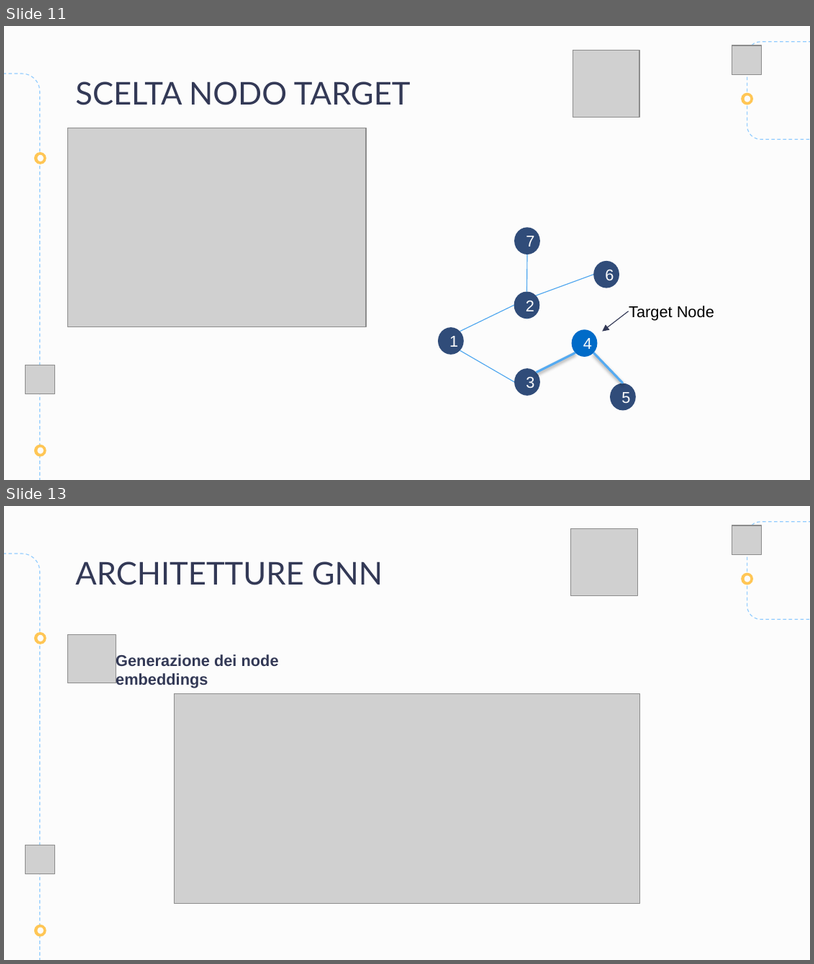
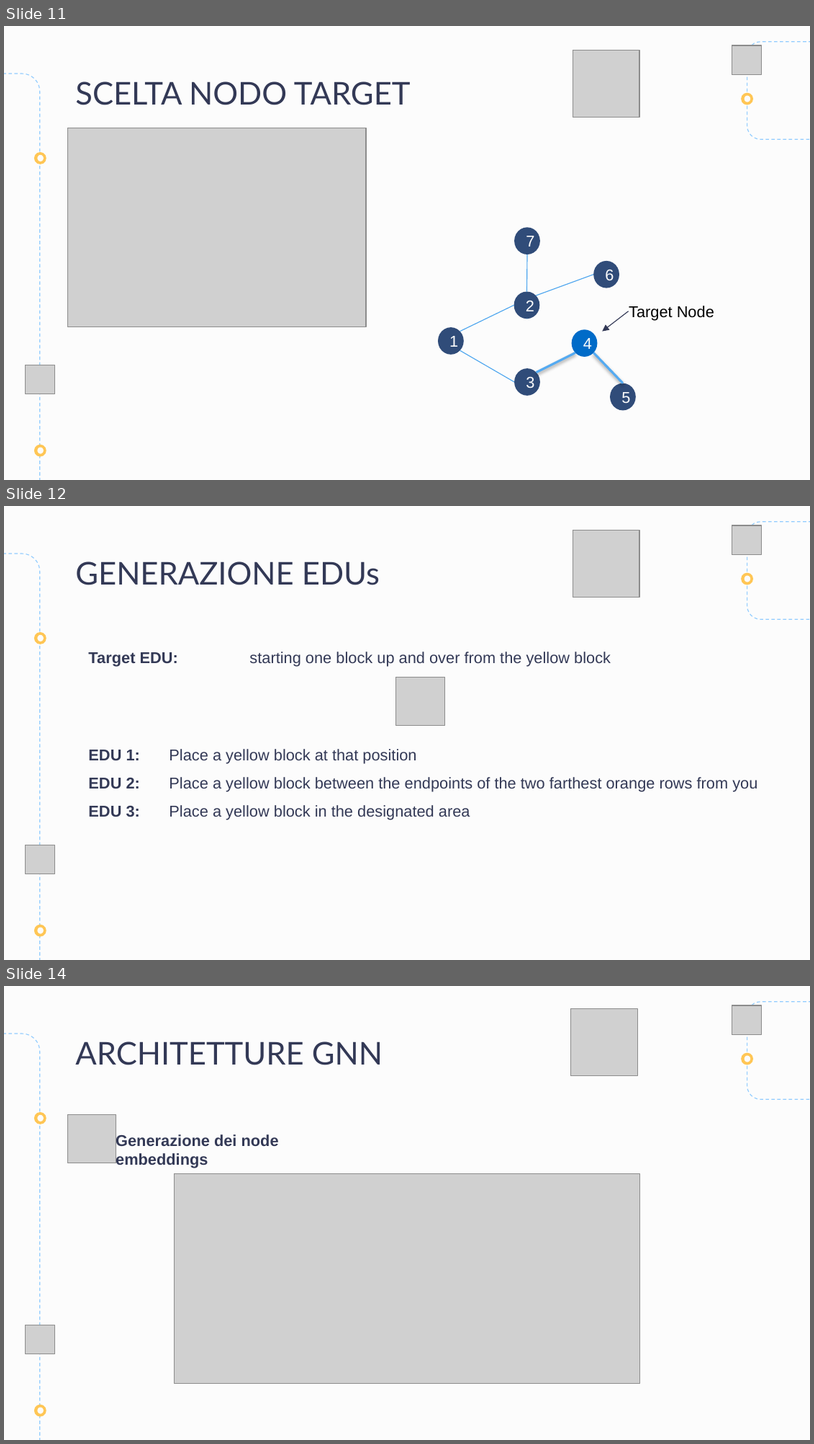
Before and after one commit to francesco-giorgione/DataAugmentation, a slide deck: presentazioneDA.pptx. Shown one above the other, each under a label of ours: slides 11 and 13 before the commit, slides 11, 12 and 14 after it; the slides between them are not shown. The pictures are 814x964 and 814x1444 pixels, drawn with LibreOffice and Linux fonts; fonts in the diff are those of the drawing; grey boxes stand for pictures. Boxes give left, top, right and bottom in pixels: in the first picture for what was removed or moved away, otherwise in the second. Text is boxed around its words. In the diff, an @@ line names an element or a change of style, - is before the commit and + after.

```diff
--- a/presentazioneDA.pptx
+++ b/presentazioneDA.pptx
@@ slide 12 added at box(4, 506, 810, 960), background #FCFCFC; not listed: 9 template elements that a slide beside it also shows @@
@@ picture added at box(732, 525, 761, 554) @@
@@ picture added at box(574, 530, 640, 597) @@
@@ title added at box(75, 561, 380, 585), 28 pt, text #333956 @@
+GENERAZIONE EDUs
@@ text added at box(88, 651, 611, 667), 14 pt, text #333956 @@
+Target EDU: starting one block up and over from the yellow block
@@ picture added at box(396, 677, 445, 726) @@
@@ text added at box(88, 749, 758, 820), 14 pt, text #333956 @@
+EDU 1: Place a yellow block at that position
+EDU 2: Place a yellow block between the endpoints of the two farthest orange rows from you
+EDU 3: Place a yellow block in the designated area
@@ picture added at box(26, 844, 55, 874) @@
@@ what was slide 13 is now slide 14 @@
```
Also in this commit, not shown: 6 slides changed, 1 other slide added.
